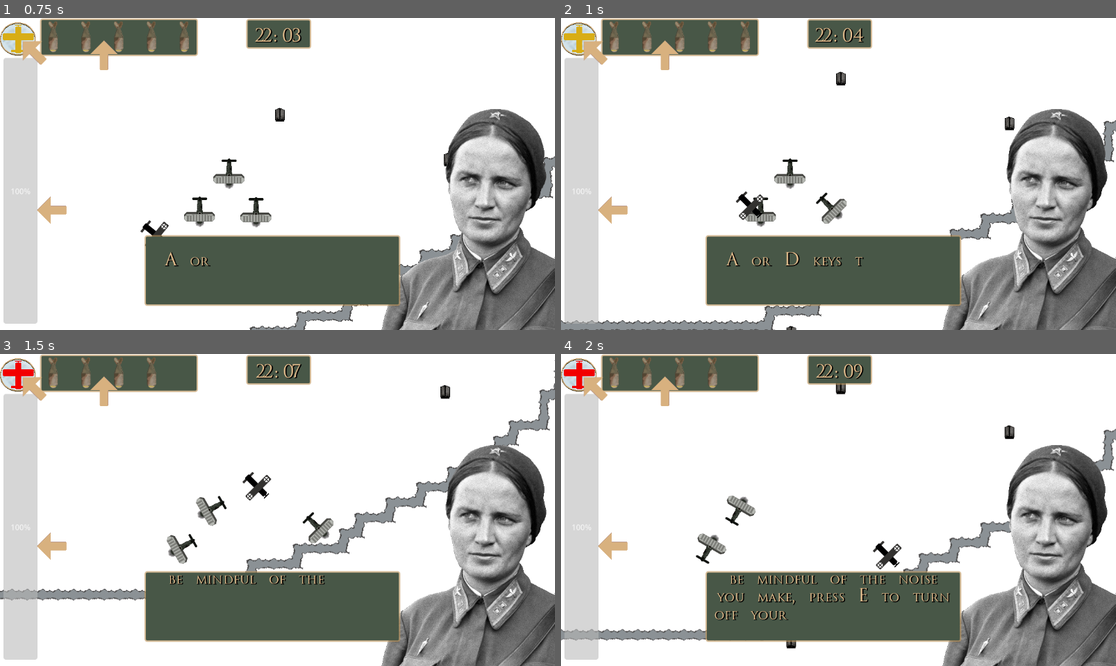
Above: before the commit, frames 1-4 (two rows, left to right).
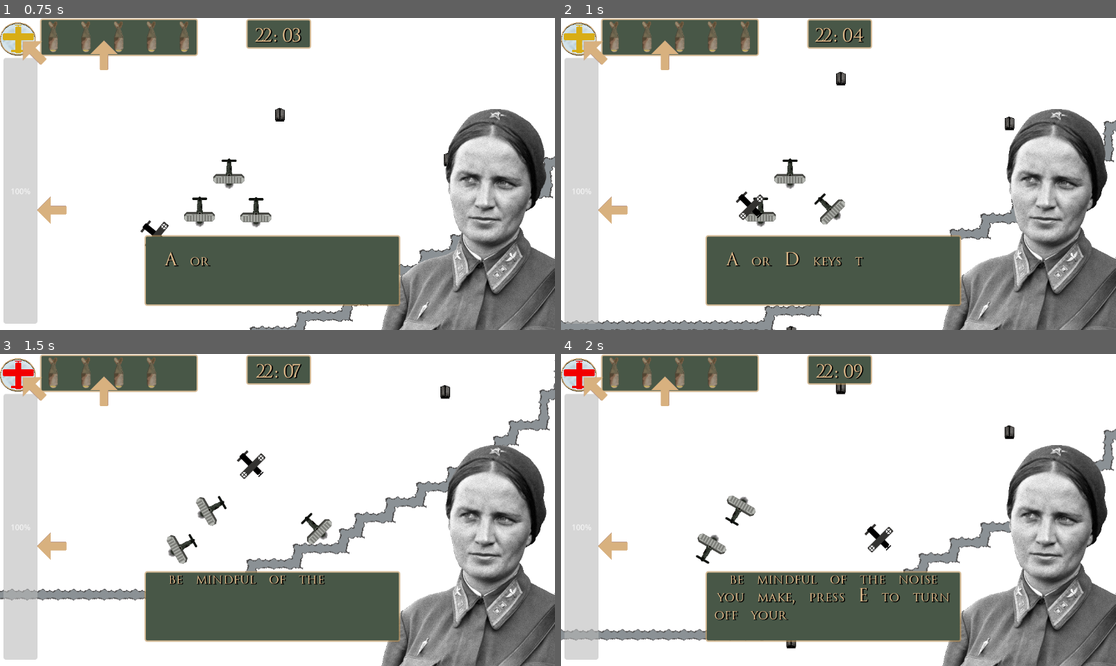
Above: after the commit, the same moments.

Repository: jsteele15/Night-witches
Game: Godot game, scene res://map/main.tscn
The game is run twice, just before and just after one commit, with the same random seed, the same clock (stepped at 60 frames per second) and the same inputs. This scene is started directly instead of the project's main scene.
Inputs:
- Up to frame 1 (0.75 s): click "next" at 0.5 s
- Up to frame 2 (1 s): no input
- Up to frame 3 (1.5 s): hold D (right) from 1.28 s (still down); hold Space (bomb) from 1.28 s (still down)
- Up to frame 4 (2 s): keep holding D (right); keep holding Space (bomb)

Frame 1 is identical in both runs. In frame 2, 0.2% of the frame differs, in the area x 45-52%, y 55-67%; in frame 3, 0.6%, in the area x 42-61%, y 30-62%; in frame 4, 0.4%.

Commit message:
movement mostly working
- is a bug now where it seems to stutter

Diff:
--- a/night-witches/characters/enemy_plane.gd
+++ b/night-witches/characters/enemy_plane.gd
@@ -62,9 +62,10 @@
 	# --- MOVE FORWARD IN THE DIRECTION WE'RE FACING ---
 	velocity = transform.y * speed
 	move_and_slide()
-	print("in here")
 
 func _hunt_move(delta : float):
+	if target is Vector2:
+		return
 	self.rotation_degrees = target.rotation_degrees
 	if circling == false:
 		var target_position = target.global_position + Vector2(radius * cos(angle), radius * sin(angle))
@@ -78,38 +79,48 @@
 		if position.distance_to(target.position) > radius:
 			circling = false
 
-func _choose_plane_to_hunt(body : Node2D):
+func _choose_plane_to_hunt():
+	#we want to only call this once when its pick a target
+	#i need to change this in a way that doesnt
 	if GameVars.allied_planes.get_child_count() > 0:
 		#then hunt a plane
-		print("here")
 		for p in GameVars.allied_planes.get_children():
 			if p.run_away == false:
 				target = p
 				p.run_away = true
 				GameVars.being_persued = false
+				GameVars.persuer = null
 				break
 	else:
 		#hunt the player
-		target = body
+		target = GameVars.player
 		GameVars.persuer = self
 		GameVars.being_persued = true
 
 func _decide_if_hunting() -> String:
 	#doing this backwards to give priority to the outside one? not sure if that makes sens
+
+	if target is not Vector2 and is_instance_valid(target): # so its an enemy plane
+		if target == GameVars.player:
+			_choose_plane_to_hunt()
+		return "hunt"
+
 	if GameVars.current_sus >= 2 and in_three == true:
-
+		if target is Vector2:
+			_choose_plane_to_hunt()
 		return "hunt"
 
 	if GameVars.current_sus >= 1 and in_two == true:
-
+		if target is Vector2:
+			_choose_plane_to_hunt()
 		return "hunt"
 
 	if GameVars.current_sus >= 0 and in_one == true:
-
+		if target is Vector2:
+			_choose_plane_to_hunt()
 		return "hunt"
 
-	if target is not Vector2 and is_instance_valid(target): # so its an enemy plane
-		return "hunt"
+
 
 
 
@@ -123,32 +134,18 @@
 func _on_plane_area_low_body_entered(body: Node2D) -> void:
 	if body.has_method("_bomb"):
 		in_one = true
-		if target is CharacterBody2D:
-			return
-		_choose_plane_to_hunt(body)
 
 
 func _on_plane_area_mid_body_entered(body: Node2D) -> void:
 	if body.has_method("_bomb"):
 		in_two = true
-	if GameVars.current_sus == 1:
 
-		if body.has_method("_bomb"):
-			if target is CharacterBody2D:
-				return
-			_choose_plane_to_hunt(body)
 
 
 func _on_plane_area_far_body_entered(body: Node2D) -> void:
 	if body.has_method("_bomb"):
 		in_three = true
 
-	if GameVars.current_sus >= 2:
-		if body.has_method("_bomb"):
-			in_three = true
-			if target is CharacterBody2D:
-				return
-			_choose_plane_to_hunt(body)
 
 
 func _on_plane_area_low_body_exited(body: Node2D) -> void:
--- a/night-witches/characters/player.gd
+++ b/night-witches/characters/player.gd
@@ -28,6 +28,10 @@
 var fired_recently : bool = false
 var in_spotlight : bool = false
 var smoke_trig : bool = false
+
+func _ready() -> void:
+	GameVars.player = self
+
 func _physics_process(delta: float) -> void:
 	if GameVars.player_alive == false:
 		if smoke_trig == false:
--- a/night-witches/map/base.gd
+++ b/night-witches/map/base.gd
@@ -43,6 +43,7 @@
 		player = body
 		GameVars.number_of_bombs = GameVars.MAX_BOMBS
 		_spawn_new_planes()
+		return
 		if GameVars.being_persued == true:
 			GameVars.being_persued = false
 			GameVars.persuer.target = GameVars.allied_planes.get_child(0)
--- a/night-witches/map/game_vars.gd
+++ b/night-witches/map/game_vars.gd
@@ -2,7 +2,7 @@
 
 #stuff related to the overall game
 var allied_planes : Node
-
+var player : CharacterBody2D
 #stuff related to the player
 #living status
 var player_alive : bool = true
